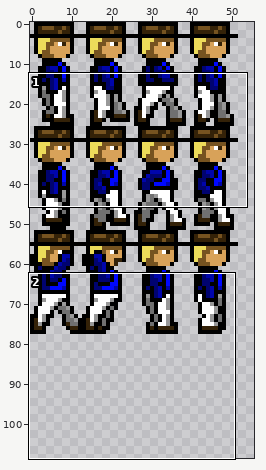
A sprite sheet gets an edit: src/client/img/avatar2.png. The first picture is a wide view before the edit; the outline marks the close-up.
Close-up. Before the edit:
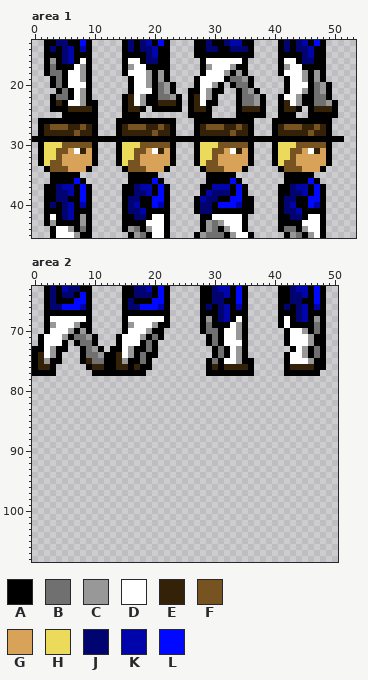
The file is 64x128 pixels. Shown: area 1: x 0..53, y 13..45; area 2: x 0..50, y 63..108. The wide view leaves out empty margins.
Palette (. is transparent): A #000000  B #707070  C #989898  D #ffffff  E #342208  F #765320  G #d8a259  H #ecdb5a  J #000370  K #0005ab  L #0008ff
Pixels before, area 1, first column x 0:
13 ..AAJJAALA.....AJAJKALA....AAJAAJKKAA....AJAJKALA...
14 ..AJAJKAKA.....AJAJJKAA....AAJJAAJJJA....AJAJJKAA...
15 ..AAAJKAAA.....AAAAJKAA....AAAAAAAAAA....AAAAJKAA...
16 ..ACAJKADA.....ADDAJJAA.....ADDDDDDA.....ADDAJJAA...
17 ..ABAAADCA.....ACDDAAAA.....ACDDDCAA.....ACDDAAAA...
18 ..ABBADDCA.....ADDDCACA.....ADDDCACA.....ADDDCACA...
19 ...ABADDCA......ADDCACA....ADDDDABBCA.....ADDCACA...
20 ...ABADDDA......ADDCABCA...ADDCA.ABBA.....ADDDABCA..
21 ....ABADCA......ADDDABCA..AADCAA..ABCA....ADDCABCA..
22 ...ABBADCA.....AEDCAABBCA.AEDCA...ABBCA..ADDCAABBA..
23 ...AEADDCAA....AEDCAAEEEA.AEDAA...ABBCA..AEDCAABBCA.
24 ...AAAEEEEA....AEEA.AAAAA.AEEA....AEEEA..AEEA.AEEEA.
25 .....AAAAAA....AAA........AAAA....AAAAA..AAA..AAAAA.
26 .AAAAAAAAAA...AAAAAAAAAA...AAAAAAAAAA...AAAAAAAAAA..
27 .AEFFFEEFEA...AEFFFEEFEA...AEFFFEEFEA...AEFFFEEFEA..
28 .AEEEEEFEEA...AEEEEEFEEA...AEEEEEFEEA...AEEEEEFEEA..
29 AAAAAAAAAAAAAAAAAAAAAAAAAAAAAAAAAAAAAAAAAAAAAAAAAAAA
30 .AHHHFFFFFA...AHHHFFFFFA...AHHHFFFFFA...AHHHFFFFFA..
31 .AHHFFGDEGA...AHHFFGDEGA...AHHFFGDEGA...AHHFFGDEGA..
32 .AHHFGGGGGA...AHHFGGGGGA...AHHFGGGGGA...AHHFGGGGGA..
33 .AHFFGGGGGA...AHFFGGGGGA...AHFFGGGGGA...AHFFGGGGGA..
34 ..AFFFGGGA.....AFFFGGGA.....AFFFGGGA.....AFFFGGGA...
35 ...AAAAA........AAAAA........AAAAA........AAAAA.....
36 ...AAAALA.......AAAALA.......AAAALA.......AAAALA....
37 ..AAJKKALA.....AAJKKALA.....AAKKKALA.....AAJKKALA...
38 ..AAJJKALA.....AAJJKALA.....AKJJJALA.....AAJJKALA...
39 ..AAJJAALA.....AJJAALLA....AKJJAALLAA....AJJAALLA...
40 ..AJAJKAKA.....AJKAALKA....AJJALLLKAA....AJKAALKA...
41 ..AAAJKAAA.....AJJKAAAA....AJJAAAAAAA....AJJKAAAA...
42 ..ADAJKACA.....AAJJADDA.....AADDDDDA.....AAJJADDA...
43 ..ACAAAACA.....AAAADDDA.....ACBCDDDA.....AAAADDDA...
44 ...ADDCABA.....ACBACDDA.....ACBACDDA.....ABBACDDA...
45 ...ADDDCAA......ACBADDA....ACBBBACDDA.....ACBACDA...
Pixels before, area 2, first column x 0:
63 ..AJAKJJAA.....AAJJKALA.....AAJKKALA.....AAJKKALA
64 ..AJAJJALA.....AAJJJALA.....AAJJKALA.....AAJJKALA
65 ..AJAAALLA.....AJAAALLA.....AAJJAALA.....AAJJAALA
66 ..AJJLLLKA.....AJJLLLKA.....AJAJKAKA.....AJAJKAKA
67 ..AAAAAAAA.....AAAAAAAA.....AAAJKAAA.....AAAJKAAA
68 ..ADDDDDDA.....ADDDDDDA.....ACAJKADA.....ADAJKACA
69 ..ACDDDCAA.....ACDDDCAA.....ABAAADCA.....ADAAAABA
70 ..ADDDCACA.....ADDDCAA......ABBADDCA......ADDCABA
71 .ADDDCABBCA...ADDDCABA.......ABADDCA......ADDDCAA
72 .ADDDA.ABBA...ADDDABA........ABADDDA......ADDDCAA
73 AADCAA..ABCA.AADCAABA.........ABADCA.......ADCABA
74 AEDCA...ABBCAAEDCABAA.........ABADCA......ADDCABA
75 AECAA...AEBBAAECAABA.........ABADDCAA.....ADDDCAA
76 AEEA.....AEEAAEEAEAA.........AEAEEEEA.....AEEEEAA
77 AAAA......AAAAAAAAA..........AAAAAAAA.....AAAAAA.
The same view after the edit:
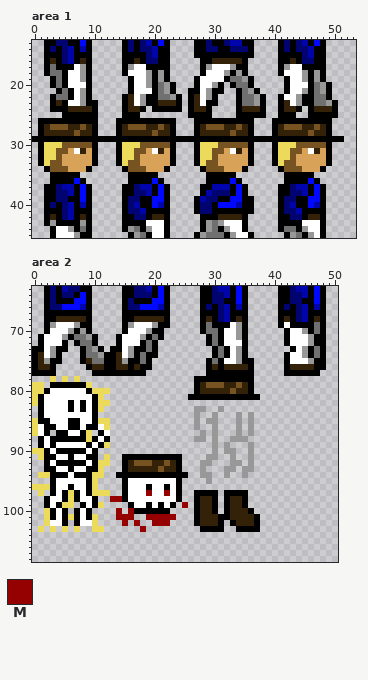
Colours new in this view: M #950000
Difference:
Changed rows in their new state; - is an unchanged pixel.
Area 1:
first column x 3:
16 E----E-------AE-----------AEEEEE-------AE
first column x 3:
42 E----E-----------EE--------AEEEE-----------EE
Area 2:
first column x 3:
 68 AEEEEE-------AEEEEE-------E----E-------E----E
first column x 0:
 78 ---H-H-H-------------------AAAAAAAAAA-
 79 HH-AAAAAAH-----------------AEFFFEEFEA-
 80 HHADDDDDDAHHH--------------AEEEEEFEEA-
 81 HADDDDDDDDAH--------------AAAAAAAAAAAA
 82 HADDDDADADAHH-------------------------
 83 -ADDDDADADAH---------------CC--C------
 84 -ADDDDDDDDA----------------C--C---C-C-
 85 HAADDDAADDAHH--------------C-CC---C-C-
 86 HDAADDAADAADH--------------C--C---C-C-
 87 HDA-AADDAH-AD---------------C-C---C-C-
 88 -ADAAAAAAHADA--------------CC-C--CCC--
 89 -ADADDDDDADAH-----------------C-C---C-
 90 HHADAAAAADA-------------------C-CC--C-
 91 -HAADDADDAA-H--AAAAAAAAAA----CC--C--C-
 92 --ADAAAAADAHH--AEFFFEEFEA---CC---CC-C-
 93 --AADDADDAAH---AEEEEEFEEA---C---CC-CC-
 94 -HHAAADAAAHH--AAAAAAAAAAAA--CC--C--C--
 95 ---ADDDDDAH----ADDDDDDDDA----C--------
 96 HHHADDADDAH----ADDDADDADA-------------
 97 -H-ADAHADAHHH--ADDDMDDMDA--AAAA-AAAA--
 98 --ADDAHADDA--MMADDDDDDDDA--AEEA-AEEA--
 99 --ADAHH-ADAH----ADDADADA-M-AEEA-AEEA--
100 --HADA-ADA----M-MAAAAAA----AEEA-AEEEA-
101 --HADAHADAH---MMM--MMMMM---AEEEAAEEEEA
102 --HDDA-ADDH----M-M--MMM----AEEEA-AEEEA
103 -H-H-H-H--HH------M---------AAAA--AAAA
